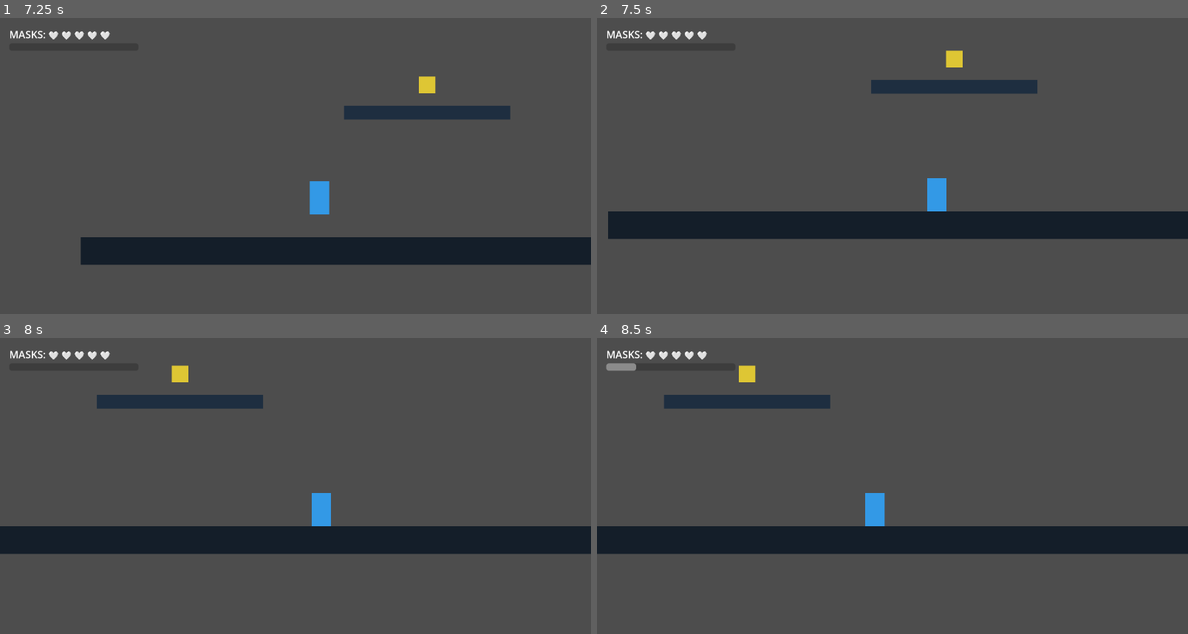
Above: before the commit, frames 1-4 (two rows, left to right).
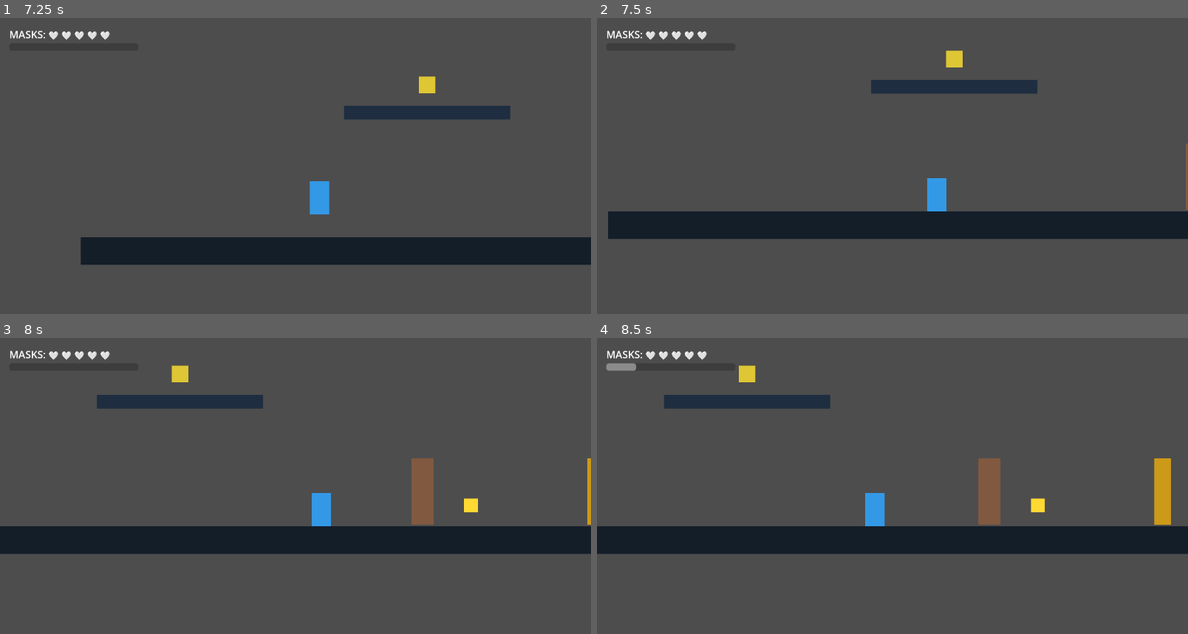
Above: after the commit, the same moments.

Repository: louisfghbvc/hoh-game-studio
Game: Godot game, scene res://scenes/main.tscn
Same seed, same stepped clock (60 frames per second), same inputs: the game is played once before the commit and once after it.
Inputs (mouse positions are in pixels of both pictures, inside the frame that each line leads up to):
- Up to frame 1 (7.25 s): tap Enter (ui_accept) at 0.5, 0.77, 1.52, 3.02, 3.77, 4.52, 6.02, 6.77 s; move the mouse to (265, 251) at 0.52 s; hold Q 0.53-1.28 s; hold Right (ui_right) 0.53-2.03 s; click (265, 251) at 0.67 s; move the mouse to (472, 234) at 1.27 s; tap Shift at 1.35, 4.35 s; move the mouse to (118, 133) at 2.02 s; hold J 2.03-2.78 s; hold Left (ui_left) 2.03-4.28 s; move the mouse to (325, 183) at 2.77 s; tap Z at 2.85, 5.85 s; click (325, 183) at 2.92 s; move the mouse to (206, 100) at 3.52 s; hold Q 3.53-4.28 s; move the mouse to (425, 166) at 4.27 s; hold Right (ui_right) from 4.28 s (still down); move the mouse to (177, 201) at 5.02 s; hold J 5.03-5.78 s; click (177, 201) at 5.17 s; move the mouse to (354, 109) at 5.77 s; move the mouse to (265, 251) at 6.52 s; hold Q from 6.53 s (still down)
- Up to frame 2 (7.5 s): keep holding Right (ui_right); move the mouse to (1069, 234) at 7.27 s; release Q at 7.28 s; tap Shift at 7.35 s; click (1069, 234) at 7.42 s
- Up to frame 3 (8 s): keep holding Right (ui_right); tap Enter (ui_accept) at 7.52 s
- Up to frame 4 (8.5 s): move the mouse to (715, 453) at 8.02 s; release Right (ui_right) at 8.03 s; hold Left (ui_left) from 8.03 s (still down); hold J from 8.03 s (still down)

Frame 1 is identical in both runs. In frame 2, less than 0.1% of the frame differs, in the area x 99-100%, y 42-65%; in frame 3, 1.1%; in frame 4, 1.6%, in the area x 64-98%, y 40-64%.

Commit message:
feat(loop-0021): Phase 6: Secret Breakable Walls, Key Doors, Item Inventory & Standalone PCK Export

Diff:
--- /dev/null
+++ b/game/scenes/breakable_wall.tscn
@@ -0,0 +1,21 @@
+[gd_scene load_steps=3 format=3 uid="uid://bbreakable_wall_001"]
+
+[ext_resource type="Script" path="res://scripts/breakable_wall.gd" id="1_wall_script"]
+
+[sub_resource type="RectangleShape2D" id="RectangleShape2D_wall"]
+size = Vector2(32, 96)
+
+[node name="BreakableWall" type="StaticBody2D"]
+collision_layer = 1
+collision_mask = 3
+script = ExtResource("1_wall_script")
+
+[node name="ColorRect" type="ColorRect" parent="."]
+offset_left = -16.0
+offset_top = -48.0
+offset_right = 16.0
+offset_bottom = 48.0
+color = Color(0.5, 0.35, 0.25, 1)
+
+[node name="CollisionShape2D" type="CollisionShape2D" parent="."]
+shape = SubResource("RectangleShape2D_wall")
--- a/game/scenes/deep_caverns.tscn
+++ b/game/scenes/deep_caverns.tscn
@@ -1,8 +1,11 @@
-[gd_scene load_steps=5 format=3 uid="uid://bcaverns_void_knight_001"]
+[gd_scene load_steps=8 format=3 uid="uid://bcaverns_void_knight_001"]
 
 [ext_resource type="PackedScene" path="res://scenes/player.tscn" id="1_player_scene"]
 [ext_resource type="PackedScene" path="res://scenes/hud.tscn" id="2_hud_scene"]
 [ext_resource type="PackedScene" path="res://scenes/ability_item.tscn" id="3_ability_scene"]
+[ext_resource type="PackedScene" path="res://scenes/breakable_wall.tscn" id="4_wall_scene"]
+[ext_resource type="PackedScene" path="res://scenes/key_item.tscn" id="5_key_scene"]
+[ext_resource type="PackedScene" path="res://scenes/key_door.tscn" id="6_door_scene"]
 
 [sub_resource type="RectangleShape2D" id="RectangleShape2D_cavern_box"]
 size = Vector2(1400, 40)
@@ -46,5 +49,14 @@
 [node name="AbilityItem" parent="." instance=ExtResource("3_ability_scene")]
 position = Vector2(500, 280)
 
+[node name="BreakableWall" parent="." instance=ExtResource("4_wall_scene")]
+position = Vector2(850, 450)
+
+[node name="KeyItem" parent="." instance=ExtResource("5_key_scene")]
+position = Vector2(920, 470)
+
+[node name="KeyDoor" parent="." instance=ExtResource("6_door_scene")]
+position = Vector2(1100, 450)
+
 [node name="Player" parent="." instance=ExtResource("1_player_scene")]
 position = Vector2(150, 450)
--- /dev/null
+++ b/game/scenes/key_door.tscn
@@ -0,0 +1,31 @@
+[gd_scene load_steps=4 format=3 uid="uid://bkey_door_001"]
+
+[ext_resource type="Script" path="res://scripts/key_door.gd" id="1_door_script"]
+
+[sub_resource type="RectangleShape2D" id="RectangleShape2D_door"]
+size = Vector2(24, 96)
+
+[sub_resource type="RectangleShape2D" id="RectangleShape2D_interact"]
+size = Vector2(64, 96)
+
+[node name="KeyDoor" type="StaticBody2D"]
+collision_layer = 1
+collision_mask = 3
+script = ExtResource("1_door_script")
+
+[node name="ColorRect" type="ColorRect" parent="."]
+offset_left = -12.0
+offset_top = -48.0
+offset_right = 12.0
+offset_bottom = 48.0
+color = Color(0.8, 0.6, 0.1, 1.0)
+
+[node name="CollisionShape2D" type="CollisionShape2D" parent="."]
+shape = SubResource("RectangleShape2D_door")
+
+[node name="InteractionArea" type="Area2D" parent="."]
+collision_layer = 0
+collision_mask = 2
+
+[node name="CollisionShape2D" type="CollisionShape2D" parent="InteractionArea"]
+shape = SubResource("RectangleShape2D_interact")
--- /dev/null
+++ b/game/scenes/key_item.tscn
@@ -0,0 +1,21 @@
+[gd_scene load_steps=3 format=3 uid="uid://bkey_item_001"]
+
+[ext_resource type="Script" path="res://scripts/key_item.gd" id="1_key_script"]
+
+[sub_resource type="CircleShape2D" id="CircleShape2D_key"]
+radius = 16.0
+
+[node name="KeyItem" type="Area2D"]
+collision_layer = 0
+collision_mask = 2
+script = ExtResource("1_key_script")
+
+[node name="ColorRect" type="ColorRect" parent="."]
+offset_left = -10.0
+offset_top = -10.0
+offset_right = 10.0
+offset_bottom = 10.0
+color = Color(1.0, 0.85, 0.2, 1.0)
+
+[node name="CollisionShape2D" type="CollisionShape2D" parent="."]
+shape = SubResource("CircleShape2D_key")
--- /dev/null
+++ b/game/scripts/breakable_wall.gd
@@ -0,0 +1,39 @@
+extends StaticBody2D
+class_name BreakableWall
+
+@export var max_hits: int = 3
+@export var hits_remaining: int = 3
+
+signal wall_broken()
+
+@onready var color_rect: ColorRect = $ColorRect if has_node("ColorRect") else null
+
+func _ready() -> void:
+	hits_remaining = max_hits
+
+func take_damage(amount: int, _source_pos: Vector2 = Vector2.ZERO) -> void:
+	hits_remaining -= amount
+
+	# Visual feedback: flash white & darken/crack color
+	if color_rect:
+		var original_color = color_rect.color
+		color_rect.color = Color(1.0, 1.0, 1.0, 0.9)
+		await get_tree().create_timer(0.06).timeout
+		if is_instance_valid(color_rect):
+			# Modulate color based on remaining health
+			var health_ratio = float(hits_remaining) / float(max_hits)
+			color_rect.color = Color(0.45 * health_ratio + 0.1, 0.3 * health_ratio + 0.1, 0.25 * health_ratio + 0.1, 1.0)
+
+	# Spawn Hit Sparks
+	var sparks_scene = load("res://scenes/hit_sparks.tscn")
+	if sparks_scene:
+		var sparks = sparks_scene.instantiate()
+		get_parent().add_child(sparks)
+		sparks.global_position = global_position
+
+	if hits_remaining <= 0:
+		break_wall()
+
+func break_wall() -> void:
+	emit_signal("wall_broken")
+	queue_free()
--- /dev/null
+++ b/game/scripts/key_door.gd
@@ -0,0 +1,31 @@
+extends StaticBody2D
+class_name KeyDoor
+
+@export var required_key_id: String = "ancient_key"
+@export var is_locked: bool = true
+
+signal door_unlocked()
+
+@onready var interaction_area: Area2D = $InteractionArea if has_node("InteractionArea") else null
+@onready var color_rect: ColorRect = $ColorRect if has_node("ColorRect") else null
+
+func _ready() -> void:
+	if interaction_area:
+		interaction_area.body_entered.connect(_on_interaction_area_entered)
+
+func _on_interaction_area_entered(body: Node2D) -> void:
+	if not is_locked:
+		return
+	if body is VoidPlayer or body.is_in_group("player"):
+		if body.has_method("has_key") and body.has_key(required_key_id):
+			unlock_door()
+
+func unlock_door() -> void:
+	is_locked = false
+	emit_signal("door_unlocked")
+	if color_rect:
+		color_rect.color = Color(0.2, 0.9, 0.3, 0.4)
+	# Fade out & disable collision
+	var tween = create_tween()
+	tween.tween_property(self, "modulate:a", 0.0, 0.5)
+	tween.tween_callback(queue_free)
--- /dev/null
+++ b/game/scripts/key_item.gd
@@ -0,0 +1,17 @@
+extends Area2D
+class_name KeyItem
+
+@export var key_id: String = "ancient_key"
+@export var key_name: String = "Ancient Key"
+
+signal key_collected(key_id: String)
+
+func _ready() -> void:
+	body_entered.connect(_on_body_entered)
+
+func _on_body_entered(body: Node2D) -> void:
+	if body is VoidPlayer or body.is_in_group("player"):
+		if body.has_method("add_key"):
+			body.add_key(key_id)
+		emit_signal("key_collected", key_id)
+		queue_free()
--- a/game/scripts/player.gd
+++ b/game/scripts/player.gd
@@ -55,6 +55,8 @@
 var attack_direction: Vector2 = Vector2.RIGHT
 var facing_direction: int = 1
 
+var inventory_keys: Array[String] = []
+
 # Gravity reference
 var gravity: float = ProjectSettings.get_setting("physics/2d/default_gravity", 980.0)
 
@@ -176,8 +178,43 @@
 		attack_direction = Vector2.RIGHT if facing_direction > 0 else Vector2.LEFT
 
 	_visualize_slash(attack_direction)
+	_perform_attack_hit_check(attack_direction)
 	# Add Soul on attack hit (Loop 3 mechanic)
 	add_soul(11.0)
+
+func _perform_attack_hit_check(dir: Vector2) -> void:
+	var space_state = get_world_2d().direct_space_state
+	var query = PhysicsShapeQueryParameters2D.new()
+	var box = RectangleShape2D.new()
+	if dir == Vector2.UP:
+		box.size = Vector2(48, 30)
+		query.transform = Transform2D(0, global_position + Vector2(0, -60))
+	elif dir == Vector2.DOWN:
+		box.size = Vector2(48, 30)
+		query.transform = Transform2D(0, global_position + Vector2(0, 10))
+	else:
+		box.size = Vector2(36, 40)
+		query.transform = Transform2D(0, global_position + Vector2(28 * facing_direction, -24))
+	query.shape = box
+	query.collide_with_bodies = true
+	query.collide_with_areas = true
+	query.collision_mask = 0xFFFFFFFF
+
+	var results = space_state.intersect_shape(query, 16)
+	for res in results:
+		var collider = res.get("collider")
+		if collider and collider != self:
+			if collider.has_method("take_damage"):
+				collider.take_damage(1, global_position)
+			elif collider.get_parent() and collider.get_parent().has_method("take_damage"):
+				collider.get_parent().take_damage(1, global_position)
+
+func add_key(key_id: String) -> void:
+	if not inventory_keys.has(key_id):
+		inventory_keys.append(key_id)
+
+func has_key(key_id: String) -> bool:
+	return inventory_keys.has(key_id)
 
 func _trigger_pogo_bounce() -> void:
 	velocity.y = pogo_velocity
Not shown, added: game/export_presets.cfg
Not shown, added: game/scripts/ability_item.gd.uid
Not shown, added: game/scripts/audio_manager.gd.uid
Not shown, added: game/scripts/breakable_wall.gd.uid
Not shown, added: game/scripts/hit_sparks.gd.uid
Not shown, added: game/scripts/key_door.gd.uid
Not shown, added: game/scripts/key_item.gd.uid
Not shown, added: game/scripts/main_menu.gd.uid
Not shown, added: game/scripts/minimap_ui.gd.uid
Not shown, added: game/scripts/pause_menu.gd.uid
Not shown, added: game/scripts/scene_transition.gd.uid
Not shown, added: .gameloop/receipts/loop-0021/developer-67261c388cc5.json
(and 5 more such lines)
